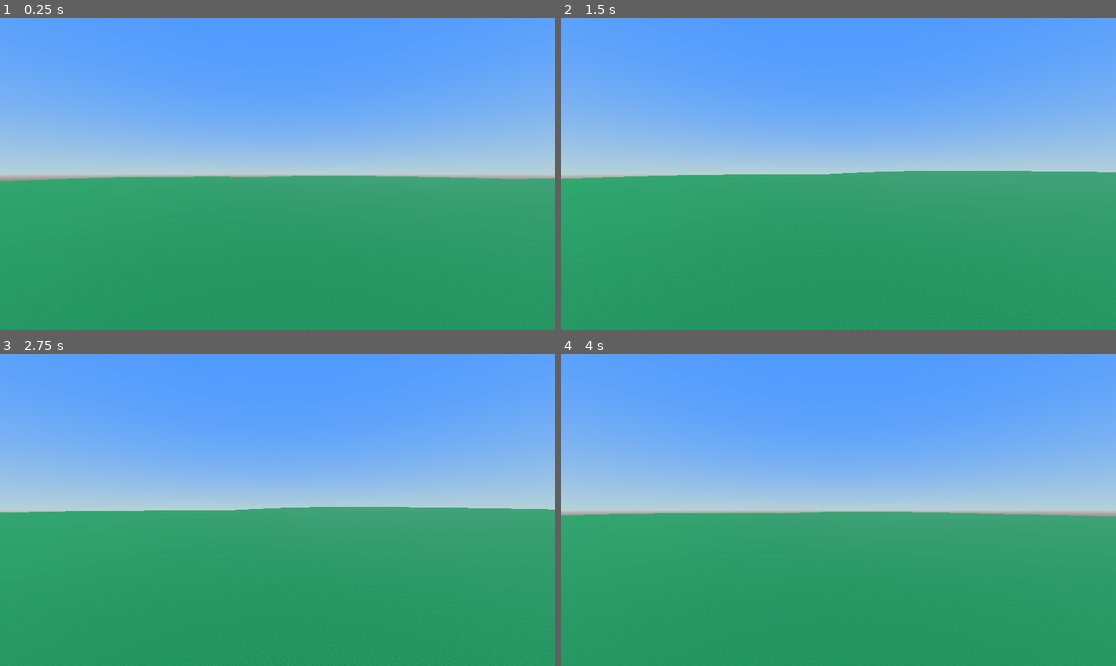
Above: before the commit, frames 1-4 (two rows, left to right).
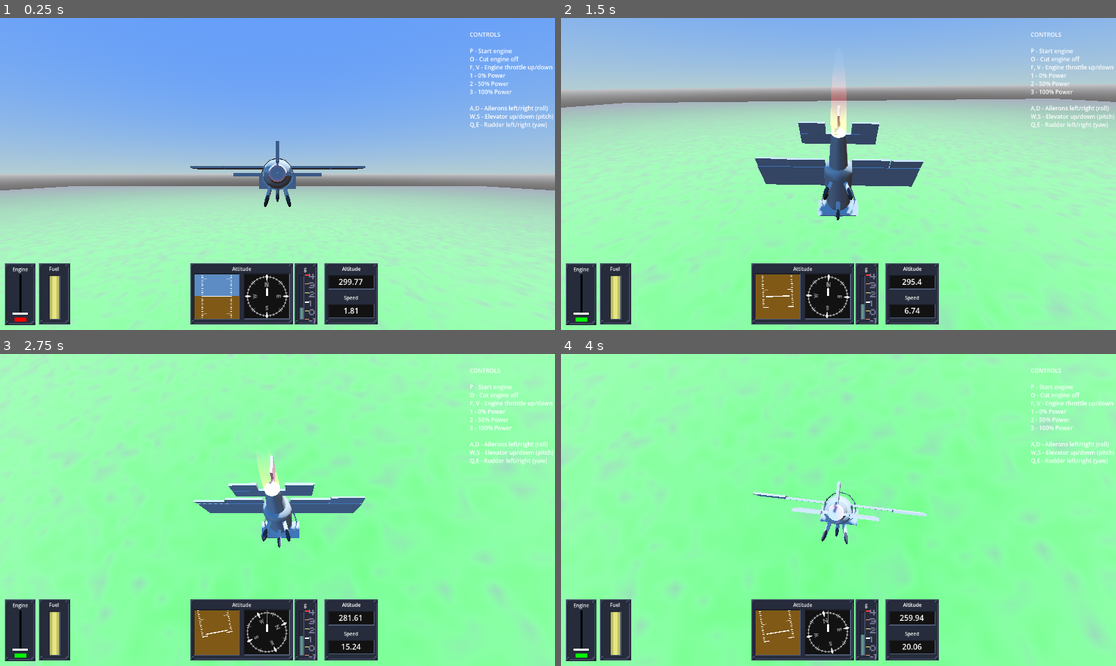
Above: after the commit, the same moments.

Repository: 100-Devs-1-Game/UndeadReckoning
Game: Godot game, scene res://test/aircraft_balancing_test.tscn
Same seed, same stepped clock (60 frames per second), same inputs: the game is played once before the commit and once after it. Before the commit the project starts from res://test/terrain_generator_test.tscn. Sound files missing from this copy of the repository are replaced by a short silence.
Inputs (mouse positions are in pixels of both pictures, inside the frame that each line leads up to):
- Up to frame 1 (0.25 s): no input
- Up to frame 2 (1.5 s): tap Enter at 0.5 s; move the mouse to (866, 174) at 0.52 s; hold D 0.53-1.28 s; tap S (free_cam_back) at 0.6 s; tap Space at 0.77, 1.07 s; move the mouse to (810, 174) at 1.27 s; hold A from 1.28 s (still down); tap Q (free_cam_down) at 1.35 s
- Up to frame 3 (2.75 s): tap Space at 1.52, 1.82 s; move the mouse to (288, 503) at 2.02 s; release A at 2.03 s; hold D from 2.03 s (still down); tap W (free_cam_forward) at 2.1 s
- Up to frame 4 (4 s): move the mouse to (832, 516) at 2.77 s; tap E (free_cam_up) at 2.85 s; tap Space at 3.02, 3.32, 3.77 s; move the mouse to (877, 513) at 3.52 s; release D at 3.53 s; hold A from 3.53 s (still down); tap Z at 3.6 s

The runs differ from the first frame. In frame 1, 50% of the frame differs, in the area x 0-100%, y 4-100%; in frame 2, 100%; in frame 3, 100%, in the area x 0-100%, y 0-100%; in frame 4, 100%.

Commit message:
Update project.godot

Diff:
--- a/src/project.godot
+++ b/src/project.godot
@@ -11,7 +11,7 @@
 [application]
 
 config/name="Undead Reckoning"
-run/main_scene="uid://blrp5413gnfjq"
+run/main_scene="uid://ck7w2ofw16nsi"
 config/features=PackedStringArray("4.4", "GL Compatibility")
 config/icon="res://icon.svg"
 
